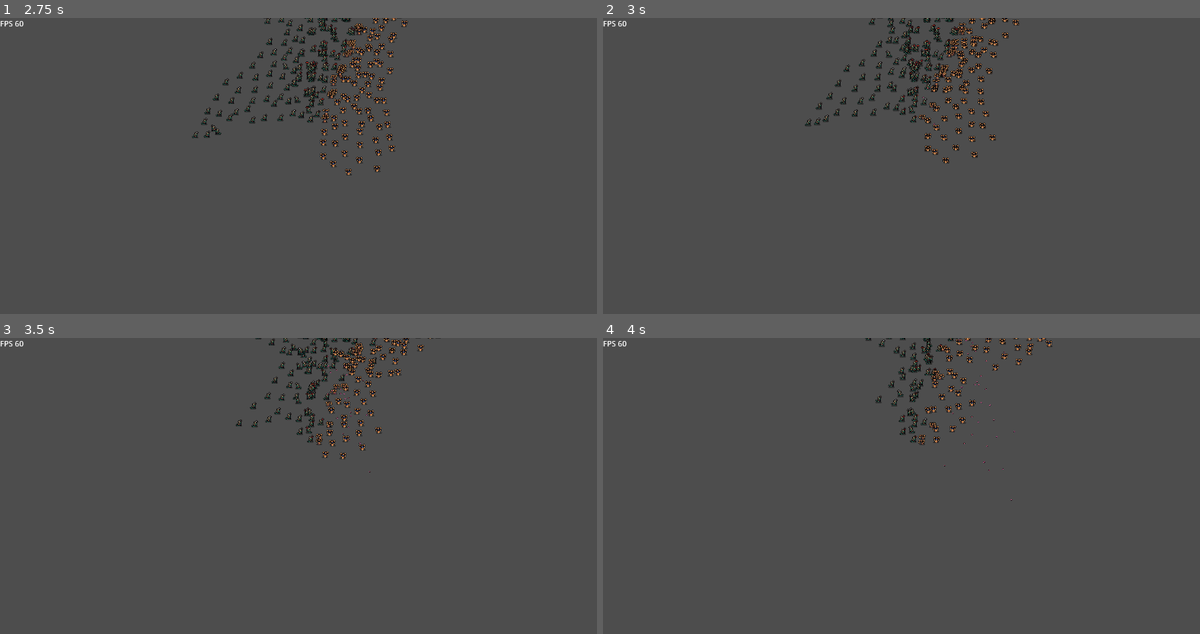
Above: before the commit, frames 1-4 (two rows, left to right).
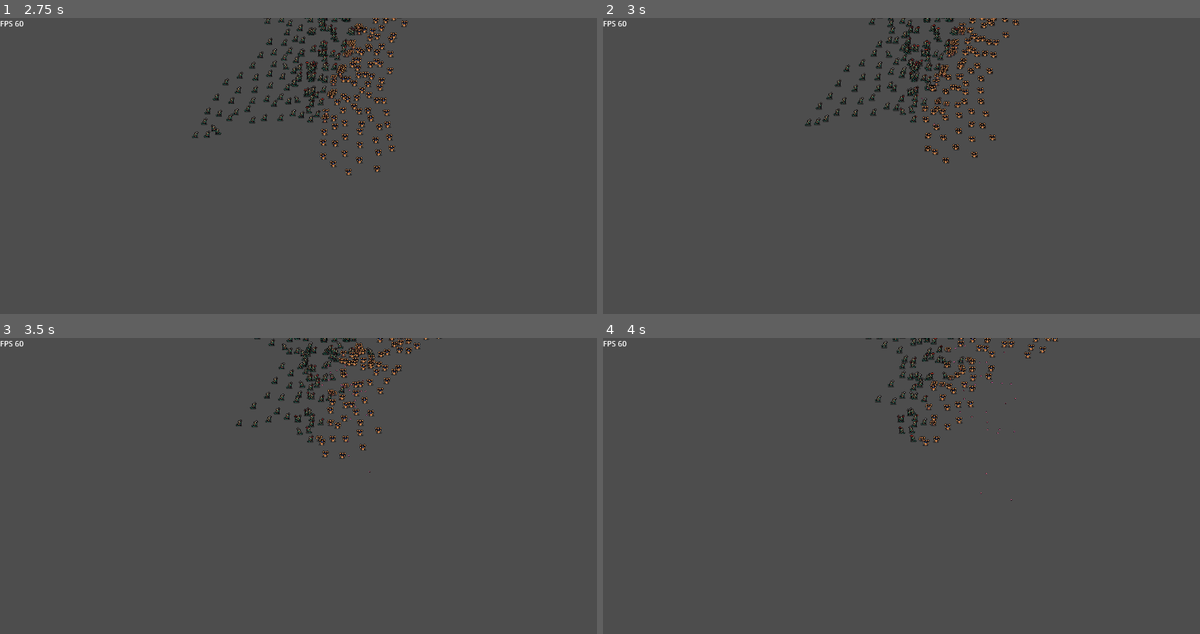
Above: after the commit, the same moments.

Repository: Snayff/nqp3
Game: Godot game, scene res://scenes/stages/combat/stage_combat.tscn
Same seed, same stepped clock (60 frames per second), same inputs: the game is played once before the commit and once after it.
Inputs (mouse positions are in pixels of both pictures, inside the frame that each line leads up to):
- Up to frame 1 (2.75 s): move the mouse to (435, 171) at 0.52 s; click (435, 171) at 0.67 s; move the mouse to (185, 207) at 1.27 s; click (185, 207) at 1.42 s; move the mouse to (364, 112) at 2.02 s; click (364, 112) at 2.17 s
- Up to frame 2 (3 s): move the mouse to (877, 257) at 2.77 s; click (877, 257) at 2.92 s
- Up to frame 3 (3.5 s): no input
- Up to frame 4 (4 s): move the mouse to (1092, 560) at 3.52 s; click (1092, 560) at 3.67 s

Frame 1 is identical in both runs. In frame 2, 1.1% of the frame differs, in the area x 49-69%, y 0-45%; in frame 3, 2.3%, in the area x 42-74%, y 0-41%; in frame 4, 2.1%.

Commit message:
updated to set base stats, not derived stats
seems to have fixed error with actor stats not being set

Diff:
--- a/scenes/entities/actor/actor.gd
+++ b/scenes/entities/actor/actor.gd
@@ -79,6 +79,7 @@
 	set(_value):
 		push_warning("Tried to set is_melee directly. Not allowed.")
 var attack_to_cast : BaseAction = null
+var neighbours : Array
 
 ######### UI ATTRIBUTES ###############
 
@@ -97,7 +98,6 @@
 		if not is_selectable:
 			is_selected = false
 
-var neighbours : Array
 
 ######### SETUP #############
 
@@ -105,6 +105,7 @@
 	uid = Utility.generate_id()
 
 	_ai = BaseAI.new()  # TODO: should be added in factory based on unit data
+	# FIXME: shouldnt need add_child, init with creator or something
 	add_child(_ai)
 
 	# create timer to track cast time
@@ -144,6 +145,7 @@
 	_actions.attacked.connect(_on_attack)
 
 	_cast_timer.timeout.connect(_on_cast_completed)
+
 
 ########## MAIN LOOP ##########
 
--- a/scenes/entities/non_colliding_projectile/non_colliding_projectile.gd
+++ b/scenes/entities/non_colliding_projectile/non_colliding_projectile.gd
@@ -57,7 +57,7 @@
 
 		# we hit target, pretend time ended
 		timer.stop()
-		timer.timeout.emit()  # this will trigger disable
+		timer.timeout.emit()  # this will trigger _disable()
 
 
 ## launch the projectile towards the target
--- a/scripts/components/actor_stats.gd
+++ b/scripts/components/actor_stats.gd
@@ -77,7 +77,7 @@
 @export var base_mundane_defence : int:
 	set(value):
 		base_mundane_defence = value
-		_recalculate("mundane_defense")
+		_recalculate("mundane_defence")
 @export var mundane_defence : int
 
 # attack stats
@@ -142,8 +142,9 @@
 
 ## recalculate a given stat, using the base value and any modifiers
 func _recalculate(stat_name: String) -> void:
-	var value: float = get("base_" + stat_name)
+	var value : float = get("base_" + stat_name)
 
+	# example dict
 	# _modifiers = {
 	# 	"def" : {
 	#		id : {
@@ -154,7 +155,7 @@
 	#}
 
 	# get the array of modifiers corresponding to a stat.
-	var modifiers: Array = _modifiers[stat_name].values()
+	var modifiers : Array = _modifiers[stat_name].values()
 	var mod_multiplier : float = 1.0
 	for modifier in modifiers:
 		if modifier["type"] == Constants.StatModType.ADD:
--- a/scripts/globals/combat.gd
+++ b/scripts/globals/combat.gd
@@ -8,7 +8,7 @@
 	# damage multiplier would be set by the attack in question
 	#
 	# linear example: (a + b - c) * e
-	# e.g. (attacker_attack * damage_multiplier - defender_defense) * weakness_multiplier
+	# e.g. (attacker_attack * damage_multiplier - defender_defence) * weakness_multiplier
 
 	var damage = calculate_damage(attacker, defender, initial_damage, damage_type)
 	attacker.emit_signal("dealt_damage", [damage, damage_type])
@@ -30,7 +30,7 @@
 	else:
 		team2 = "enemy"
 
-#	print(attacker.name + "(" + team  + ") dealt " + str(damage) + " to " + defender.name + "(" + team2 + ").")
+	#print(attacker.name + "(" + team  + ") dealt " + str(damage) + " to " + defender.name + "(" + team2 + ").")
 
 
 ## work out damage of an attack on a defender
--- a/scripts/globals/factory.gd
+++ b/scripts/globals/factory.gd
@@ -71,15 +71,19 @@
 
 	stats.max_health = unit_data["max_health"]
 	stats.health = unit_data["max_health"]
-	stats.regen = unit_data["regen"]
-	stats.dodge = unit_data["dodge"]
-	stats.magic_defence = unit_data["magic_defence"]
-	stats.mundane_defence = unit_data["mundane_defence"]
-	stats.attack = unit_data["attack"]
-	stats.attack_speed = unit_data["attack_speed"]
-	stats.crit_chance = unit_data["crit_chance"]
-	stats.penetration = unit_data["penetration"]
-	stats.move_speed = unit_data["move_speed"]
+	stats.max_stamina = unit_data["max_stamina"]
+	stats.stamina = unit_data["max_stamina"]
+
+	stats.base_regen = unit_data["regen"]
+	stats.base_dodge = unit_data["dodge"]
+	stats.base_magic_defence = unit_data["magic_defence"]
+	stats.base_mundane_defence = unit_data["mundane_defence"]
+	stats.base_attack = unit_data["attack"]
+	stats.base_attack_speed = unit_data["attack_speed"]
+	stats.base_crit_chance = unit_data["crit_chance"]
+	stats.base_penetration = unit_data["penetration"]
+	stats.base_move_speed = unit_data["move_speed"]
+
 	stats.num_units = unit_data["num_units"]
 	stats.faction = unit_data["faction"]
 	stats.gold_cost = unit_data["gold_cost"]
@@ -104,6 +108,7 @@
 func _build_status_effects() -> ActorStatusEffects:
 	var status_effects = ActorStatusEffects.new()
 	return status_effects
+
 
 func _add_actor_groups(instance: Actor, team: String) -> Actor:
 	instance.add_to_group(team)
--- a/scripts/globals/ref_data.gd
+++ b/scripts/globals/ref_data.gd
@@ -6,6 +6,7 @@
 const unit_data: Dictionary = {
 	"copper_golem": {
 		"max_health": 100,
+		"max_stamina": 100,
 		"regen": 100,
 		"dodge": 100,
 		"magic_defence": 10,
@@ -29,6 +30,7 @@
 	},
 	"conjurer": {
 		"max_health": 70,
+		"max_stamina": 100,
 		"regen": 100,
 		"dodge": 100,
 		"magic_defence": 2,
